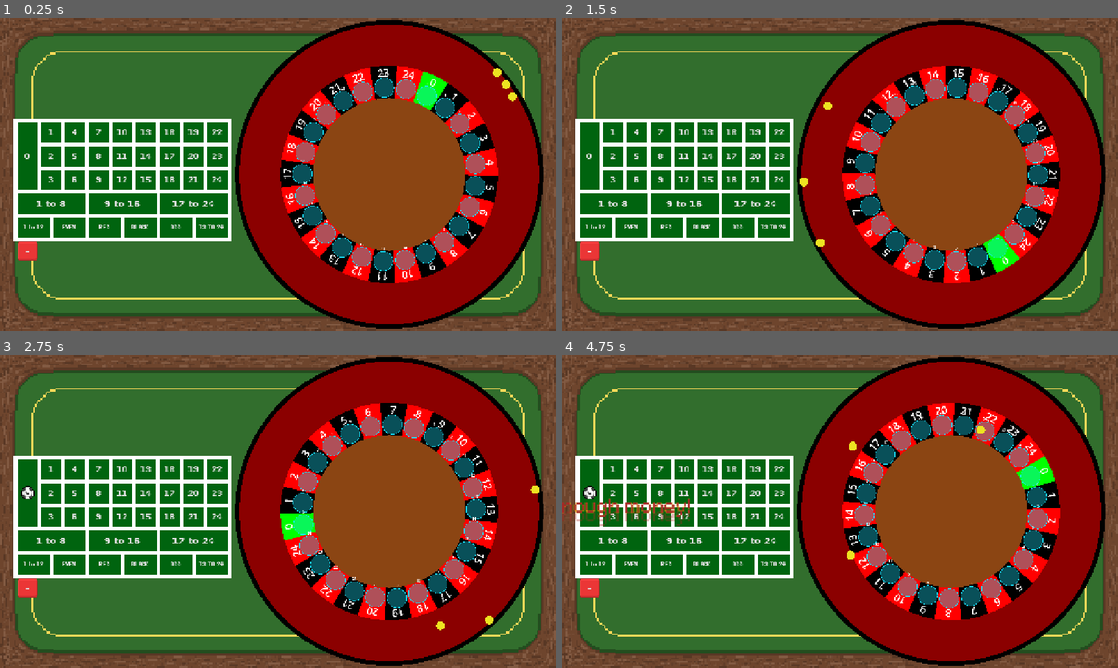
Above: before the commit, frames 1-4 (two rows, left to right).
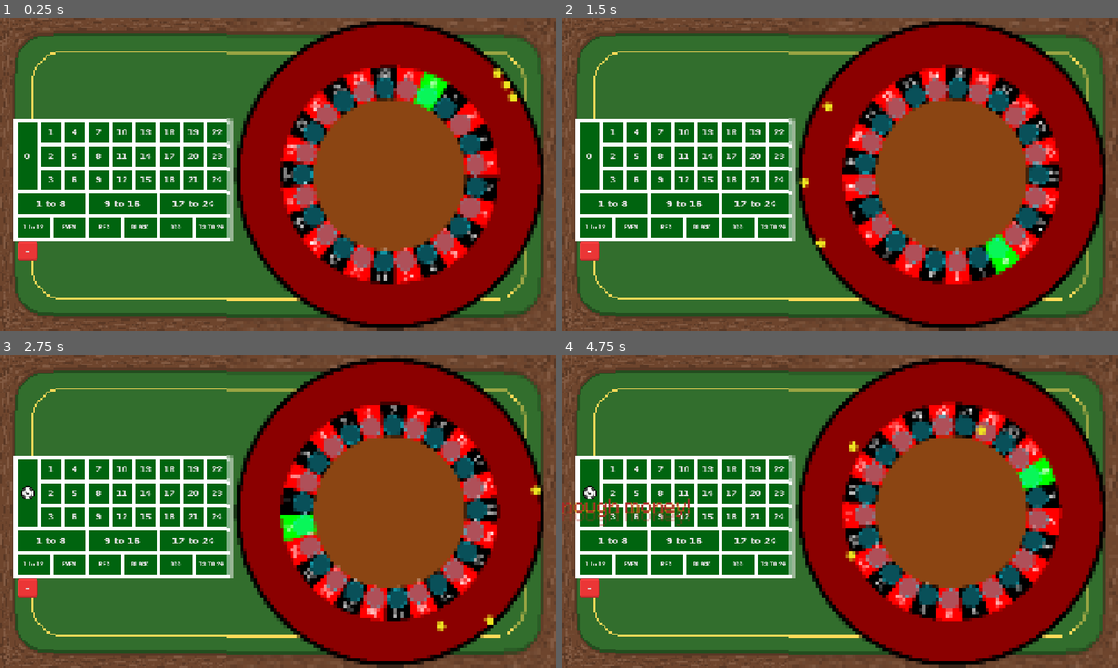
Above: after the commit, the same moments.

Repository: DuneRanger/Very-Serious-GameJam-2026
Game: Godot game, scene res://scenes/game/game_scene/game_scene.tscn
Same seed, same stepped clock (60 frames per second), same inputs: the game is played once before the commit and once after it. Sound files missing from this copy of the repository are replaced by a short silence.
Inputs:
- Up to frame 1 (0.25 s): no input
- Up to frame 2 (1.5 s): click "+" at 0.5 s; click "-" at 1.25 s
- Up to frame 3 (2.75 s): click "0" at 2 s
- Up to frame 4 (4.75 s): click "1" at 2.75 s; click "2" at 3.5 s; click "3" at 4.25 s

The runs differ from the first frame. In frame 1, 8.1% of the frame differs, in the area x 40-100%, y 0-100%; in frame 2, 8.1%; in frame 3, 8.1%; in frame 4, 8.2%.

Commit message:
Added a pixelized shader copied from a YT video
https://youtu.be/XXa9xnVmbOU?si=RBQZSIeCQuhHXnOU

Diff:
--- /dev/null
+++ b/assets/shaders/pixelate.gdshader
@@ -0,0 +1,23 @@
+shader_type canvas_item;
+render_mode unshaded;
+
+uniform sampler2D SCREEN_TEXTURE : hint_screen_texture, repeat_disable, filter_nearest;
+uniform float pixel_size : hint_range(1.0, 16.0, 1.0) = 1.0;
+
+
+
+void vertex() {
+	// Called for every vertex the material is visible on.
+}
+
+void fragment() {
+	float x = FRAGCOORD.x - mod(FRAGCOORD.x, pixel_size);
+	float y = FRAGCOORD.y - mod(FRAGCOORD.y, pixel_size);
+	float shift = floor(pixel_size / 2.0);
+	COLOR = texture(SCREEN_TEXTURE, vec2(x + shift, y + shift) * SCREEN_PIXEL_SIZE);
+}
+
+//void light() {
+//	// Called for every pixel for every light affecting the CanvasItem.
+//	// Uncomment to replace the default light processing function with this one.
+//}
--- a/project.godot
+++ b/project.godot
@@ -27,6 +27,8 @@
 
 window/size/viewport_width=1280
 window/size/viewport_height=720
+window/size/window_width_override=1280
+window/size/window_height_override=720
 window/stretch/mode="canvas_items"
 window/stretch/aspect="expand"
 
--- a/scenes/game/game_scene/game_scene.tscn
+++ b/scenes/game/game_scene/game_scene.tscn
@@ -9,10 +9,15 @@
 [ext_resource type="PackedScene" uid="uid://bt8dbkjq4nc07" path="res://scenes/game/game_scene/boost_bar/boost_bar.tscn" id="4_yjymu"]
 [ext_resource type="Texture2D" uid="uid://dut742t7mmgrt" path="res://assets/textures/chips/chip_black.png" id="7_ho26m"]
 [ext_resource type="PackedScene" uid="uid://dcu31p6twmdit" path="res://scenes/game/utils/ErrorMessage.tscn" id="8_dkmwb"]
+[ext_resource type="Shader" uid="uid://d1sj22wa4oiic" path="res://assets/shaders/pixelate.gdshader" id="10_1xuq5"]
 
 [sub_resource type="LabelSettings" id="LabelSettings_qny2l"]
 font = ExtResource("3_qny2l")
 font_size = 32
+
+[sub_resource type="ShaderMaterial" id="ShaderMaterial_hdcdy"]
+shader = ExtResource("10_1xuq5")
+shader_parameter/pixel_size = 3.0
 
 [node name="game_scene" type="Node2D" unique_id=1710828263]
 script = ExtResource("1_ljoy4")
@@ -67,3 +72,14 @@
 position = Vector2(516, -268)
 scale = Vector2(1.6875, 1.6875)
 texture = ExtResource("7_ho26m")
+
+[node name="PixerShaderLayer" type="CanvasLayer" parent="." unique_id=731125925]
+
+[node name="pixelate" type="ColorRect" parent="PixerShaderLayer" unique_id=566398761]
+light_mask = 0
+texture_filter = 1
+material = SubResource("ShaderMaterial_hdcdy")
+offset_left = 522.0
+offset_top = -383.0
+offset_right = 1279.0
+offset_bottom = 747.0
Not shown, added: assets/shaders/pixelate.gdshader.uid
